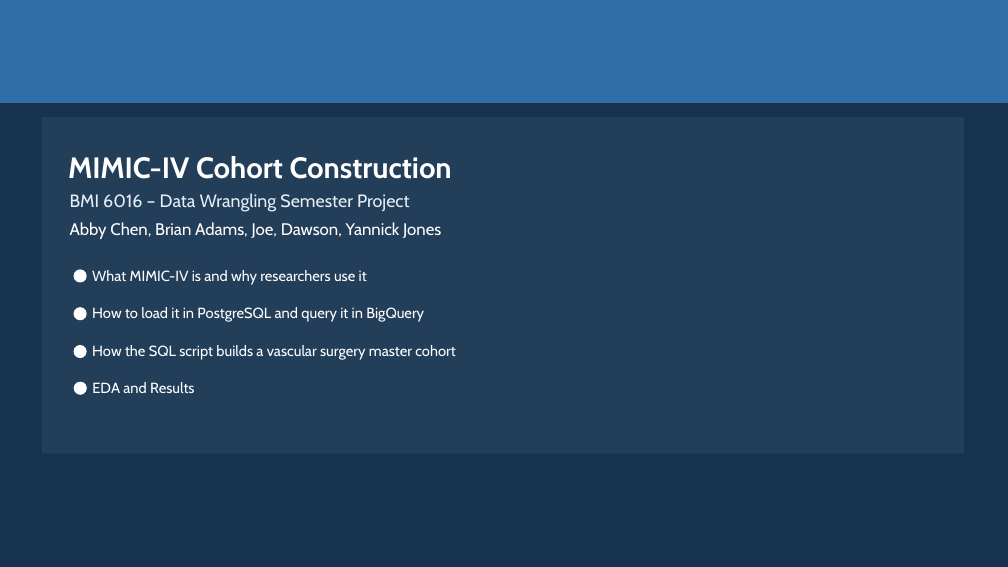
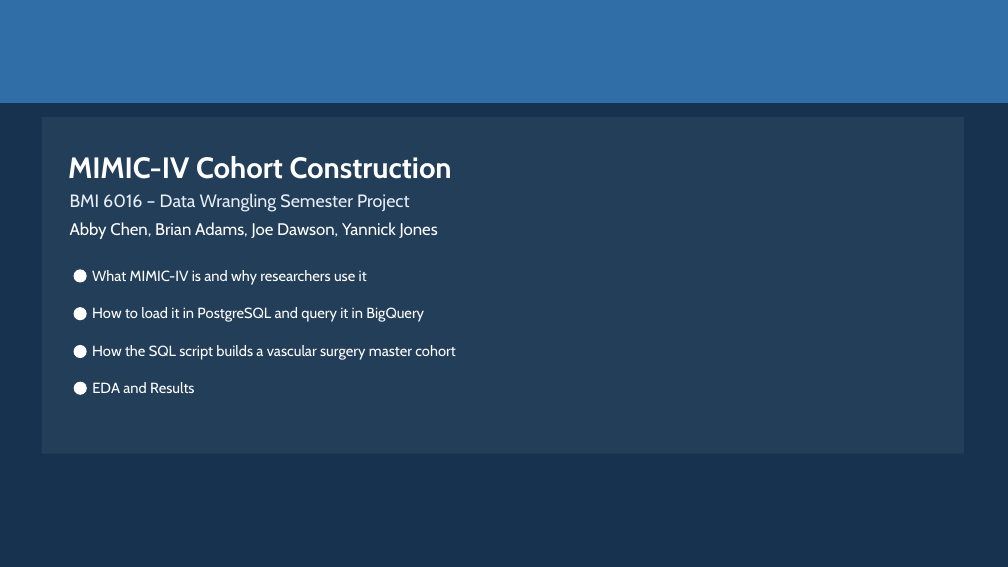
Before and after one commit to AngelJeriko/Juptyer-Janitors-Wrangling-project, a slide deck: slide 1 of final presentation.pptx. Drawn at 1008x567 pixels with LibreOffice and Linux fonts; fonts in the diff are those of the drawing. Boxes give left, top, right and bottom in pixels: in the first picture for what was removed or moved away, otherwise in the second. Text is boxed around its words. In the diff, an @@ line names an element or a change of style, - is before the commit and + after.

```diff
--- a/final presentation.pptx
+++ b/final presentation.pptx
@@ text at [70, 222, 438, 239]: text changed @@
-Abby Chen, Brian Adams, Joe, Dawson, Yannick Jones
+Abby Chen, Brian Adams, Joe Dawson, Yannick Jones
```
Also in this commit, not shown: 4 slides added.
